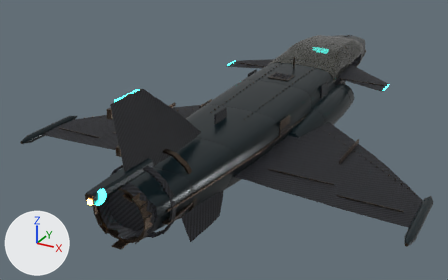
An edit to the glTF model glintline/ships/basement/basement_v3.glb, drawn before and after from the same camera.
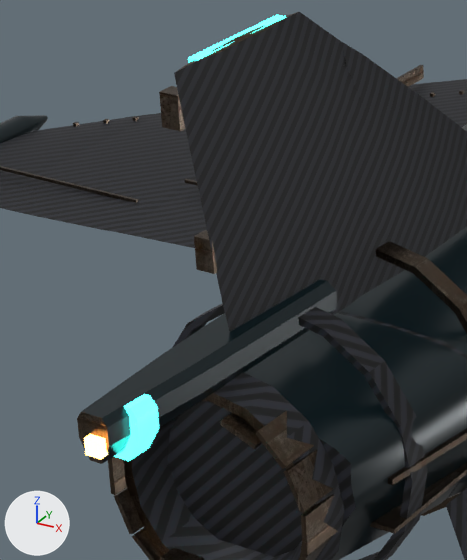
The first picture shows the older version from a camera (50 mm lens) standing at (3.78, -8.37, 4.42) and looking at (-0.59, -0.43, 0.45). The close-ups show the older and then the newer version on the part from 14% to 42% of the width and 30% to 83% of the height of that picture. Only the edits that show in the close-ups are written down. Every picture has the same lights, and +X, +Y and +Z are marked at lower left. Vertices at exactly the same position are counted once.

The scene before the commit, as lines of its bpy script (objects in view):
```python
me_basement_core = bpy.data.meshes.new('basement_core')
me_basement_core.from_pydata(...)  # 6798 vertices, 12752 faces; spans x -0.92..0.92, y -4.28..4.76, z 0.46..2.28
# faces by material slot: [4778, 3586, 2210, 2064, 64, 50]
me_basement_core.materials.append(mat_vessel_body)  # black #0e1f24
me_basement_core.materials.append(mat_trim)
me_basement_core.materials.append(mat_metal)
me_basement_core.materials.append(mat_glass)  # dark grey #33342e
me_basement_core.materials.append(mat_vessel_neon)  # cyan #36e2d4, glowing cyan #3effef
me_basement_core.materials.append(mat_engine_glow)  # orange #ffb45a, glowing orange #ffb45a
me_basement_wing_l = bpy.data.meshes.new('basement_wing_l')
me_basement_wing_l.from_pydata(...)  # 422 vertices, 724 faces; spans x -1.08..1.08, y -1.46..1.46, z -0.09..0.09
# faces by material slot: [300, 316, 96, 12]
me_basement_wing_l.materials.append(mat_trim)
me_basement_wing_l.materials.append(mat_metal)
me_basement_wing_l.materials.append(mat_vessel_body)  # black #0e1f24
me_basement_wing_l.materials.append(mat_vessel_neon)  # cyan #36e2d4, glowing cyan #3effef
ob_basement_core = bpy.data.objects.new('basement_core', me_basement_core)
ob_basement_core.location = (0.0, 0.0, 0.0)
ob_basement_wing_l = bpy.data.objects.new('basement_wing_l', me_basement_wing_l)
ob_basement_wing_l.location = (-1.76, -1.094, 0.791)
```
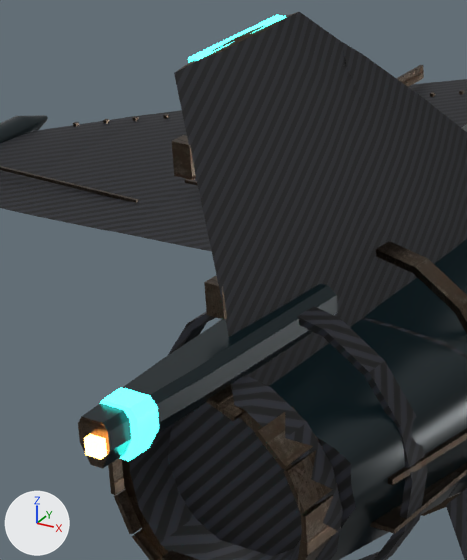
Changed parts and their boxes (x1, y1, x2, y2) in the close-ups (467 x 560 px; the box of a moved part takes in the faces that stretch with it):
'basement_core', reshaped: before (77, 12, 467, 560); after (78, 12, 467, 560)
part 1 of me_basement_core, moved or reshaped: before (77, 279, 337, 464); after (78, 284, 338, 468)
part 2 of me_basement_core, added: after (122, 375, 343, 560)
part 3 of me_basement_core, moved or reshaped: before (220, 413, 262, 449); after (206, 385, 243, 421)
part 4 of me_basement_core, moved or reshaped: before (194, 230, 217, 274); after (204, 276, 227, 319)
part 5 of me_basement_core, moved or reshaped: before (159, 86, 185, 131); after (172, 135, 196, 180)
part 6 of me_basement_core, moved or reshaped: before (124, 149, 467, 560); after (222, 146, 467, 386)

What changed in the scene script:
```text
Change me_basement_core:
    used by ob_basement_core; location = (0.0, 0.0, 0.0)
    remove me_basement_core.from_pydata(...)  # 6798 vertices, 12752 faces; spans x -0.92..0.92, y -4.28..4.76, z 0.46..2.28
    add me_basement_core.from_pydata(...)  # 6838 vertices, 12832 faces; spans x -0.92..0.92, y -4.28..4.76, z 0.46..2.28
    me_basement_core part 1: the loose piece of 24 vertices spanning x -0.12..0.08, y -4.26..-3.3, z 1.31..1.45 is moved by (0.0, 0.0, -0.01)
    me_basement_core part 2: the loose piece of 64 vertices spanning x -0.36..0.36, y -3.8..-3.56, z 0.62..1.34 is copied, and the copy is moved by (0.0, -0.01, 0.0); it spans x -0.36..0.36, y -3.81..-3.57, z 0.62..1.34
    me_basement_core part 3: the loose piece of 8 vertices spanning x 0.07..0.19, y -3.85..-3.69, z 1.2..1.26 is moved by (-0.06, 0.0, 0.07)
    me_basement_core part 4: the loose piece of 8 vertices spanning x -0.05..0.01, y -3.75..-3.7, z 1.65..1.75 is moved by (0.0, 0.03, -0.15)
    me_basement_core part 5: the loose piece of 8 vertices spanning x -0.06..0.0, y -3.84..-3.79, z 2.1..2.2 is moved by (0.0, 0.03, -0.15)
    me_basement_core part 6: 24 vertices moved from x -0.03..0.03, y -3.72..-2.2, z 1.31..1.56 to x -0.03..0.03, y -3.72..-2.2, z 1.36..1.57; 82 vertices removed from x -0.36..0.36, y -3.8..-2.1, z 0.62..1.32; 66 vertices added at x -0.12..0.04, y -3.85..-2.08, z 1.15..1.36
    other edits to the shape of me_basement_core do not show in these pictures
```
